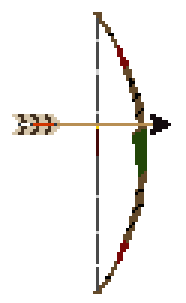
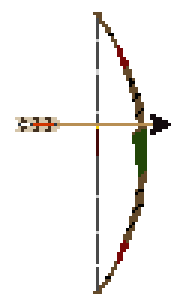
Layered file, before and after one edit (w=186, h=303). Changes by layer:
painted on "Arrow" over box(12, 114, 54, 135)
